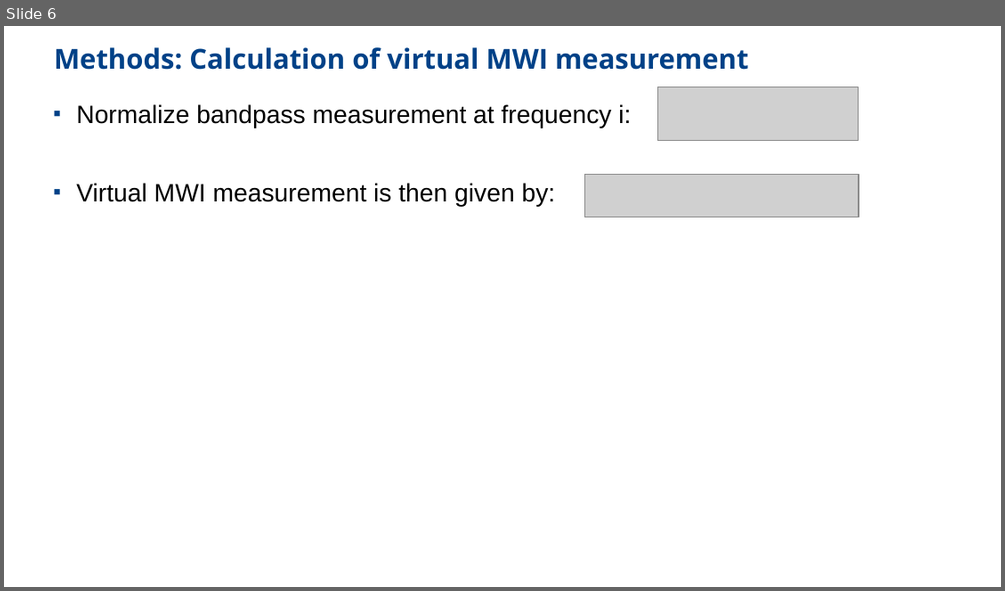
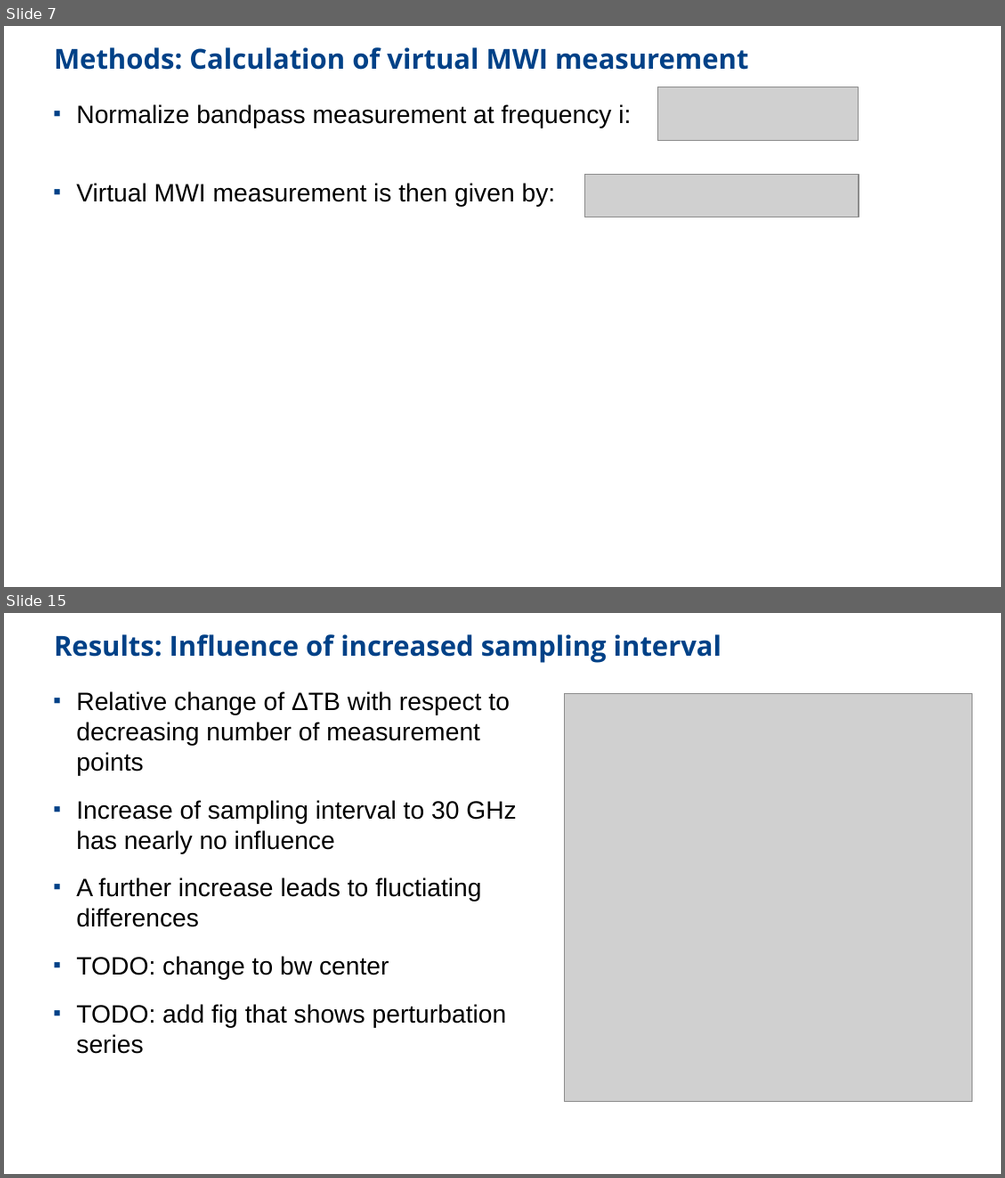
Before and after one commit to nrisse/mwi-srf183, a slide deck: bandpass_presentation.odp. Shown one above the other, each under a label of ours: slide 6 before the commit, slides 7 and 15 after it; the slides between them are not shown. The pictures are 1005x591 and 1005x1178 pixels, drawn with LibreOffice and Linux fonts; fonts in the diff are those of the drawing; grey boxes stand for pictures. Boxes give left, top, right and bottom in pixels: in the first picture for what was removed or moved away, otherwise in the second. Text is boxed around its words. In the diff, an @@ line names an element or a change of style, - is before the commit and + after.

```diff
--- a/bandpass_presentation.odp
+++ b/bandpass_presentation.odp
@@ slide 15 added at (4,613,1001,1174), background #FFFFFF @@
@@ title added at (54,634,721,663), 22 pt, text #004187, bold @@
+Results: Influence of increased sampling interval
@@ text added at (76,691,517,1054), 20 pt, text #000000 @@
+■ Relative change of ΔTB with respect to decreasing number of measurement points
+■ Increase of sampling interval to 30 GHz has nearly no influence
+■ A further increase leads to fluctiating differences
+■ TODO: change to bw center
+■ TODO: add fig that shows perturbation series
@@ picture added at (565,693,972,1102) @@
@@ what was slide 6 is now slide 7 @@
```
Also in this commit, not shown: 1 slide changed, 14 other slides added, 1 slide removed, 6 other files.
